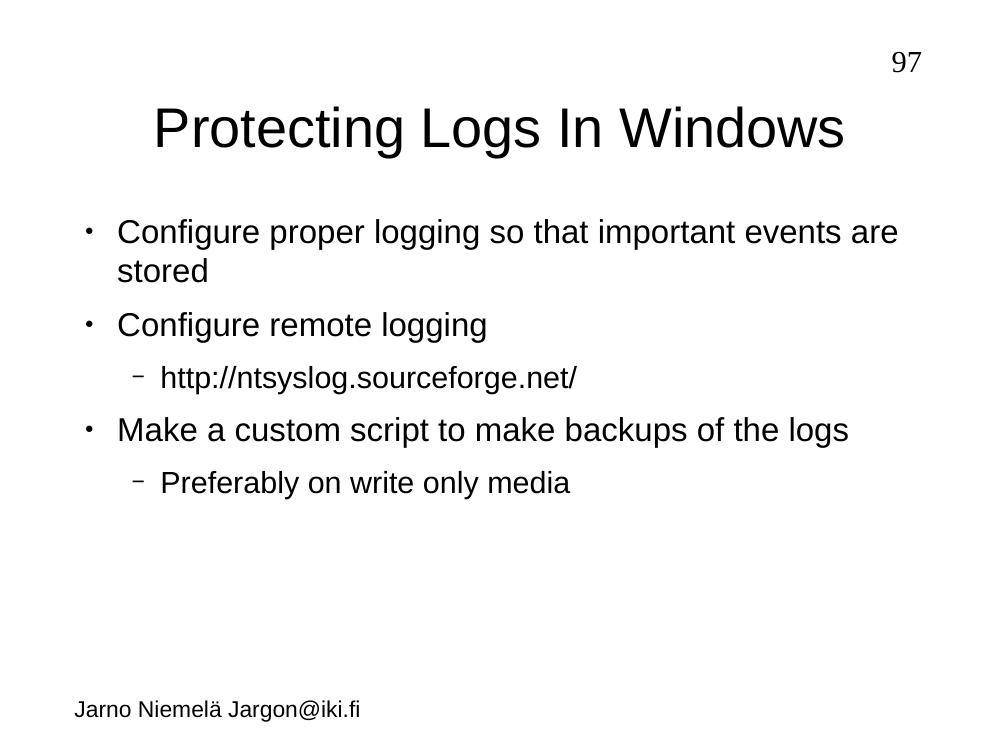
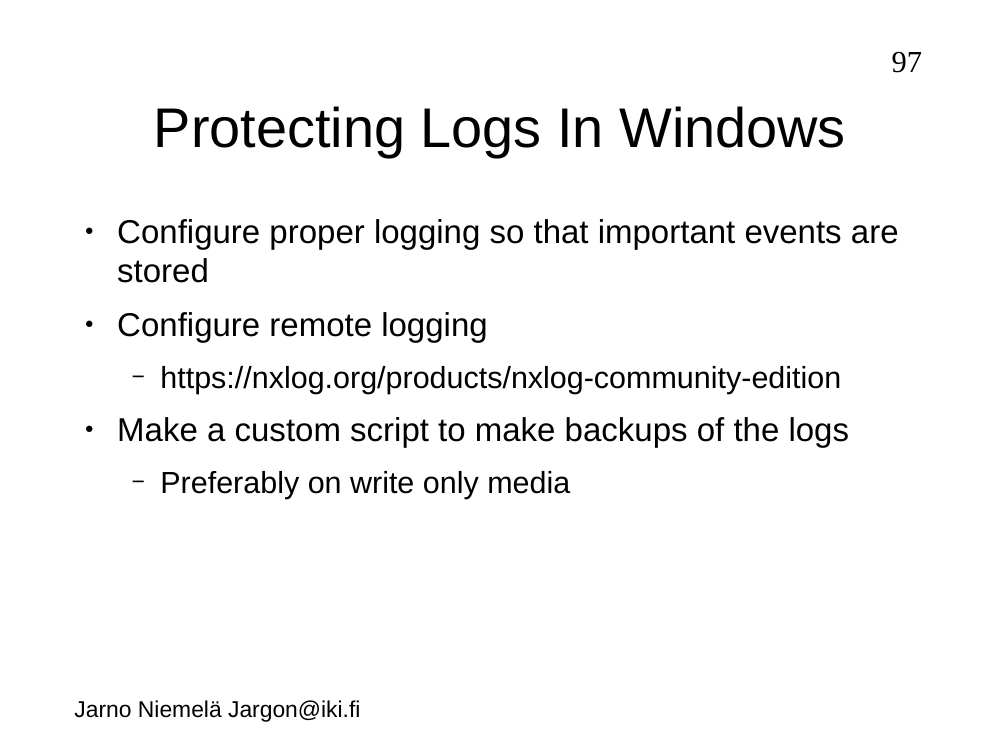
Before and after one commit to jarno-niemela/corporate_cyber_defence, a slide deck: slide 97 of Host security/Host security.odp. Drawn at 1008x756 pixels with LibreOffice and Linux fonts; fonts in the diff are those of the drawing; background and template pictures are left out. Boxes give left, top, right and bottom in pixels: in the first picture for what was removed or moved away, otherwise in the second. Text is boxed around its words. In the diff, an @@ line names an element or a change of style, - is before the commit and + after.

```diff
--- a/Host security/Host security.odp
+++ b/Host security/Host security.odp
@@ text at (160,366,841,394): text changed @@
-  − http://ntsyslog.sourceforge.net/
+  − https://nxlog.org/products/nxlog-community-edition
```
Also in this commit, not shown: 3 other slides changed, 4 slides added, 3 slides removed.
